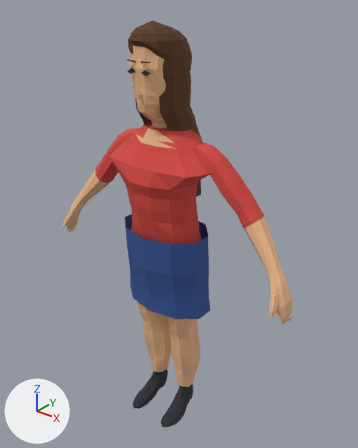
The glTF model examples/woman_long_hair_skirt.glb, before and after one commit.
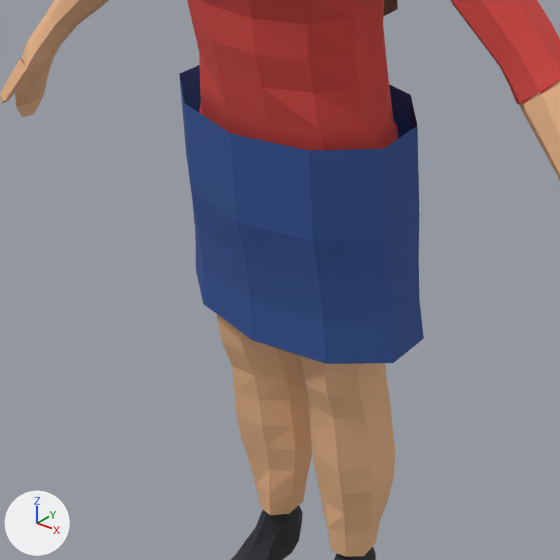
Each version appears first whole from a camera (50 mm lens) standing at (1.157, -1.334, 1.809) and looking at (0.024, 0.081, 0.931), and next in a close-up on the part from 17% to 72% of the width and 43% to 87% of the height. The lights are fixed; the arrows at lower left show +X, +Y and +Z. The first two pictures are the older version. Vertices at exactly the same position are counted once.

Objects in the first close-up: 'woman_long_hair_skirt'.
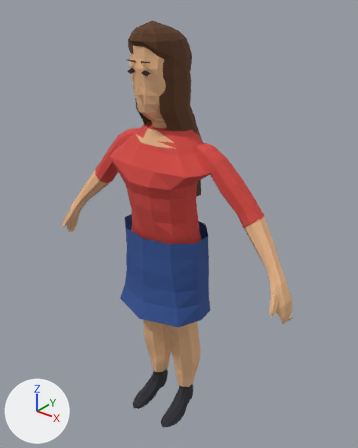
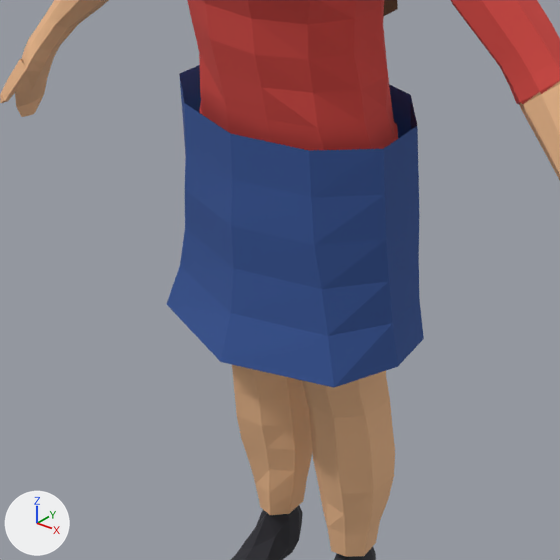
The change, as a diff of the scene's bpy script:
```diff
--- a/examples/woman_long_hair_skirt.glb.py
+++ b/examples/woman_long_hair_skirt.glb.py
@@ me_woman_long_hair_skirt @@
 # used by ob_woman_long_hair_skirt; location = (0.0, 0.0, 0.0)
-me_woman_long_hair_skirt.from_pydata(...)  # 1406 vertices, 2655 faces; spans x -0.59..0.59, y -0.13..0.17, z 0.0..1.7
+me_woman_long_hair_skirt.from_pydata(...)  # 1406 vertices, 2655 faces; spans x -0.59..0.59, y -0.15..0.17, z 0.0..1.7
+# me_woman_long_hair_skirt part 1: 21 of 1406 vertices moved; they spanned x -0.19..0.19, y -0.1..0.01, z 0.58..0.8 and now span x -0.2..0.2, y -0.15..0.01, z 0.58..0.8; mean shift (0.0, -0.02, 0.0); largest move (0.0, -0.08, 0.58) -> (0.0, -0.15, 0.58)
+# me_woman_long_hair_skirt part 2: the 1 face centred in x -0.14, y -0.06, z 0.89 is now shaded smooth
 me_woman_long_hair_skirt.materials.append(mat_skin)
```

Location of each change, [x1, y1, x2, y2] in pixels of the close-ups (560 x 560 px; the box of a moved part takes in the faces that stretch with it):
part 1 of me_woman_long_hair_skirt, moved or reshaped: before [187, 147, 424, 364]; after [167, 147, 424, 388]
part 2 of me_woman_long_hair_skirt, shading changed: before [183, 105, 188, 145]; after [183, 106, 186, 141]
